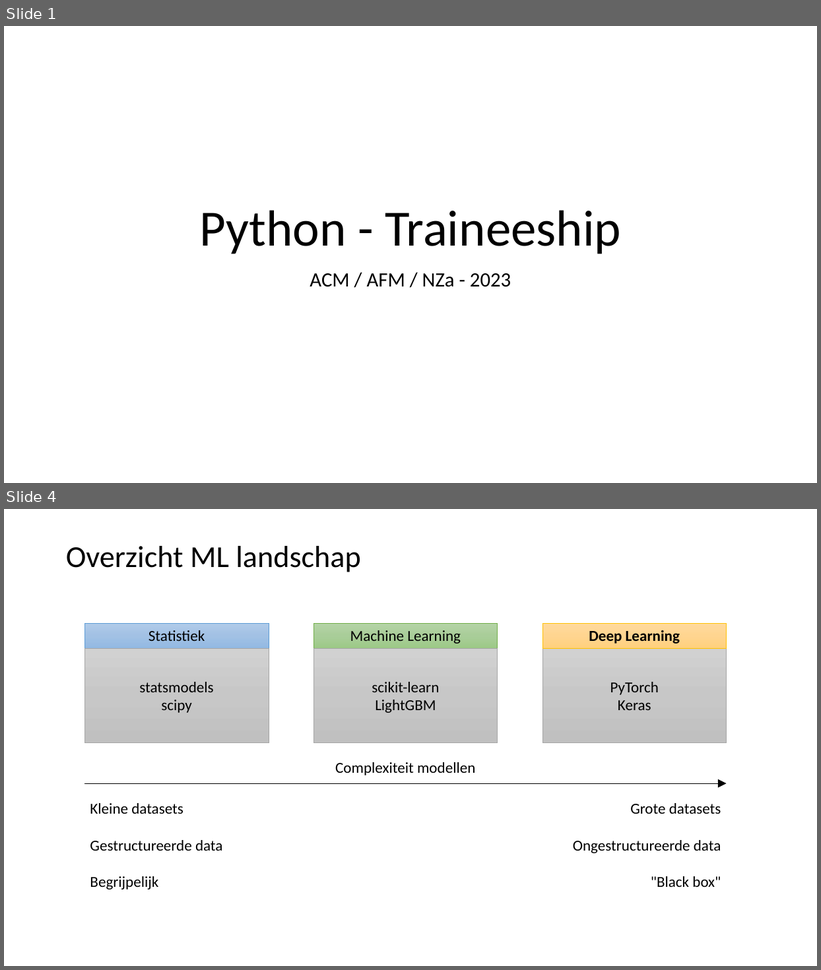
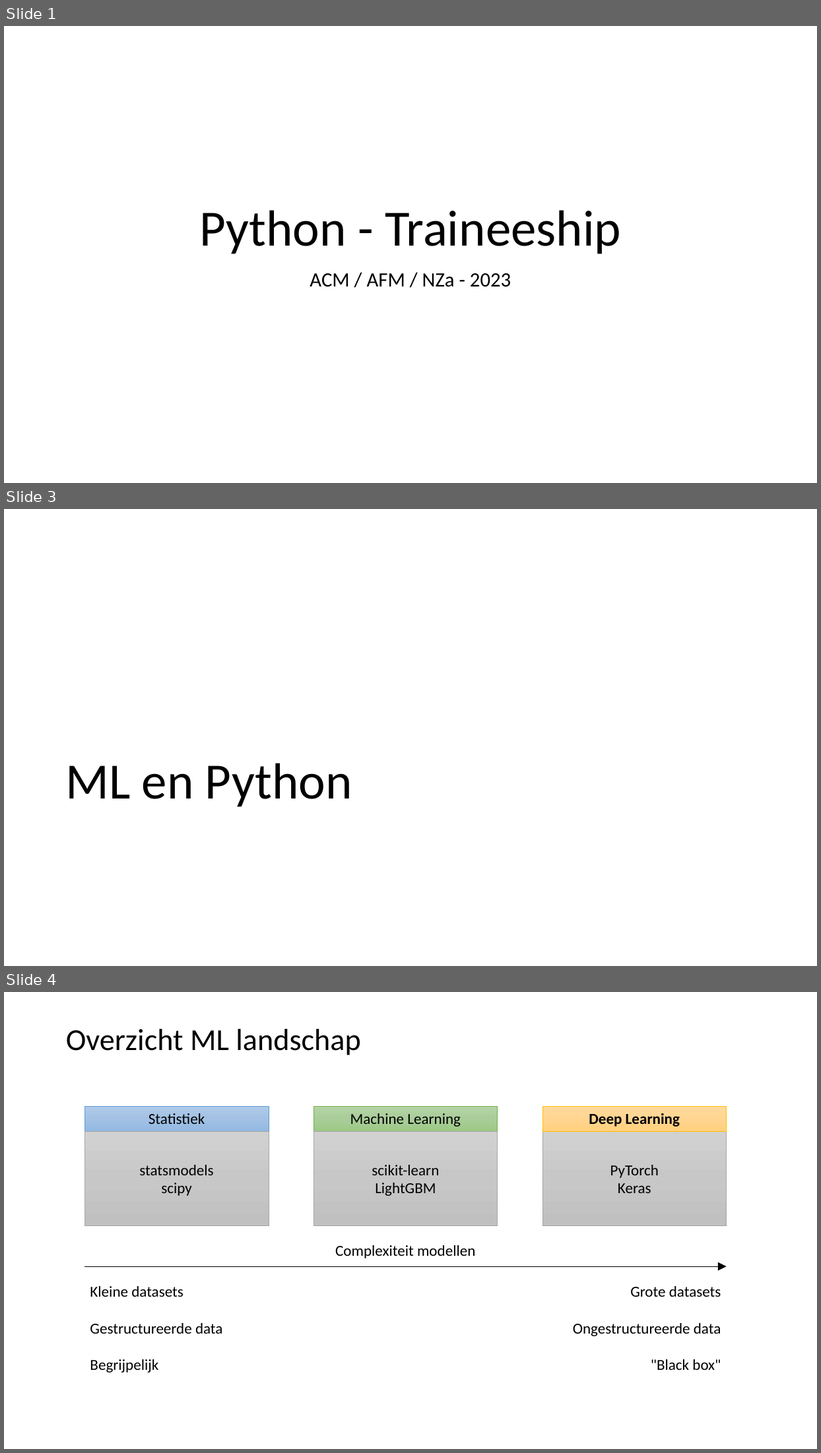
Before and after one commit to LFKoning/knowledge-sharing, a slide deck: python_trainees/4_scikit_learn/python_traineeship_4.pptx. Shown one above the other, each under a label of ours: slides 1 and 4 before the commit, slides 1, 3 and 4 after it; the slides between them are not shown. The pictures are 821x970 and 821x1453 pixels, drawn with LibreOffice and Linux fonts; fonts in the diff are those of the drawing. Boxes give left, top, right and bottom in pixels: in the first picture for what was removed or moved away, otherwise in the second. Text is boxed around its words. In the diff, an @@ line names an element or a change of style, - is before the commit and + after.

Commit message:
Update Python trainees part 4

```diff
--- a/python_trainees/4_scikit_learn/python_traineeship_4.pptx
+++ b/python_trainees/4_scikit_learn/python_traineeship_4.pptx
@@ slide 3 added at box(4, 509, 817, 966), background #FFFFFF @@
@@ title added at box(65, 763, 352, 807), 60 pt, text #000000 @@
+ML en Python
```
Also in this commit, not shown: 11 slides changed, 2 other slides added, 1 slide removed, 10 other files.
